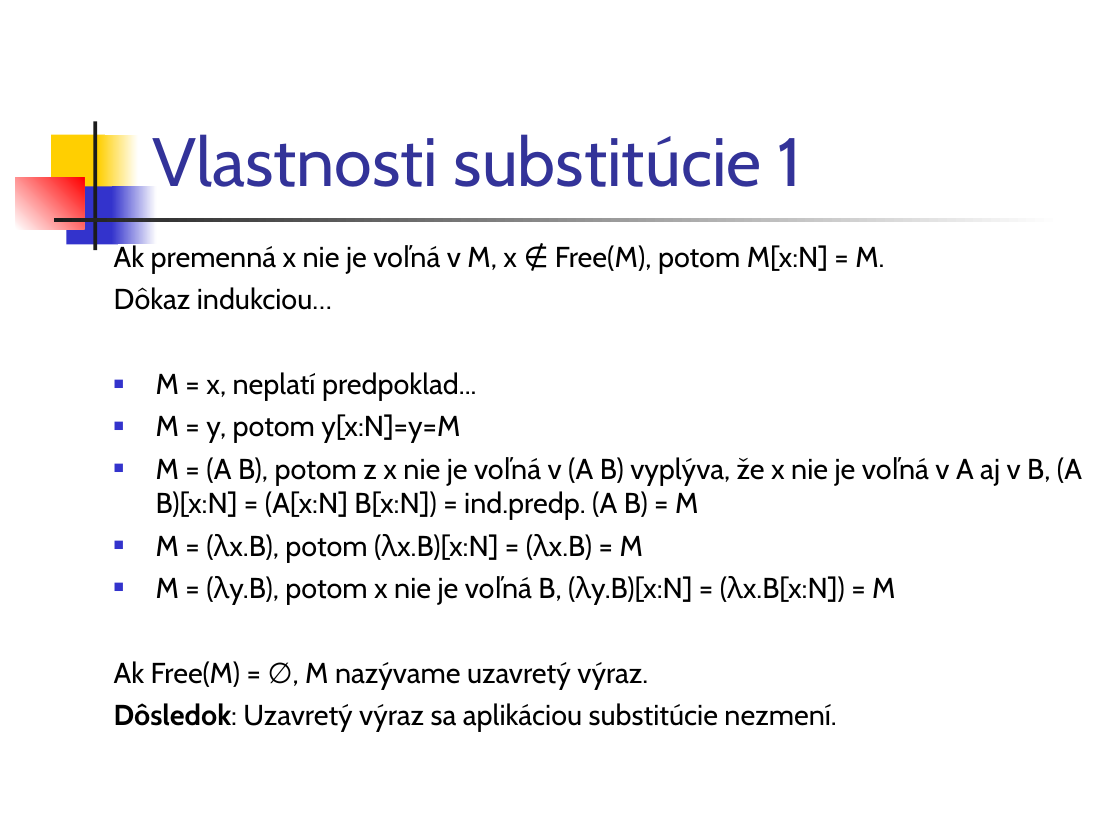
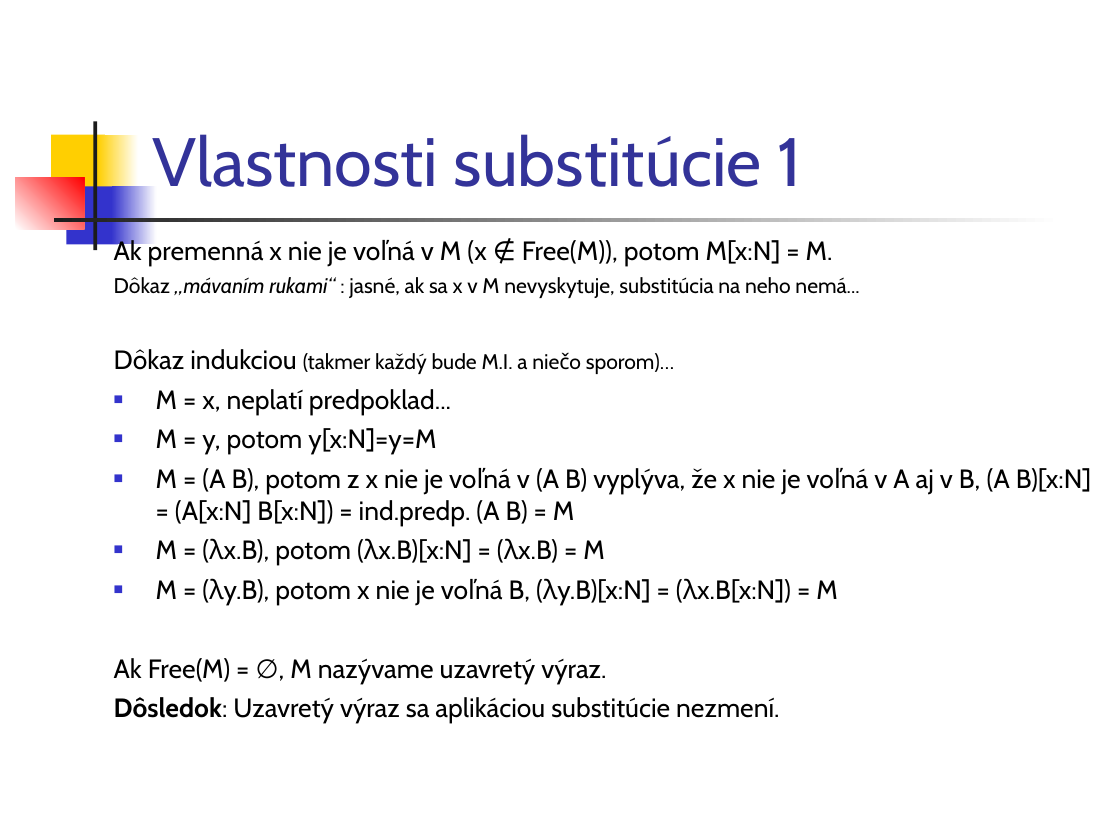
Before and after one commit to Funkcionalne/Prednasky, a slide deck: slide 17 of 05/05_fpro.ppt. Drawn at 1120x840 pixels with LibreOffice and Linux fonts; fonts in the diff are those of the drawing. Boxes give left, top, right and bottom in pixels: in the first picture for what was removed or moved away, otherwise in the second. Text is boxed around its words. In the diff, an @@ line names an element or a change of style, - is before the commit and + after.

```diff
--- a/05/05_fpro.ppt
+++ b/05/05_fpro.ppt
@@ text at <box>114,238,859,374</box>: text changed; size 18.5 to 13.6 pt @@
-Ak premenná x nie je voľná v M, x ∉ Free(M), potom M[x:N] = M.
-Dôkaz indukciou…
+Ak premenná x nie je voľná v M (x ∉ Free(M)), potom M[x:N] = M.
+Dôkaz „mávaním rukami“ : jasné, ak sa x v M nevyskytuje, substitúcia na neho nemá...
+Dôkaz indukciou (takmer každý bude M.I. a niečo sporom)…
@@ text at <box>114,389,1091,723</box>: size 18.5 to 17 pt in "M = x, neplatí predpoklad...", "M = y, potom y[x:N]=y=M", "M = (A B), potom z x ...", "M = (λx.B), potom (λx.B)[x:N] = (λx.B) ..." and 3 more places @@
```
Also in this commit, not shown: 20 other slides changed, 2 slides added, 1 other file.
